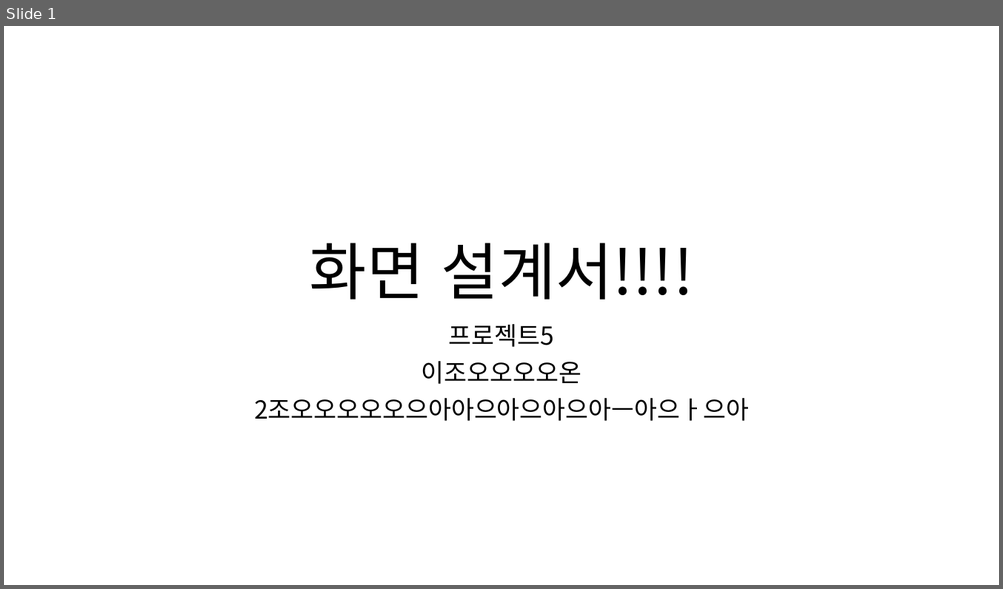
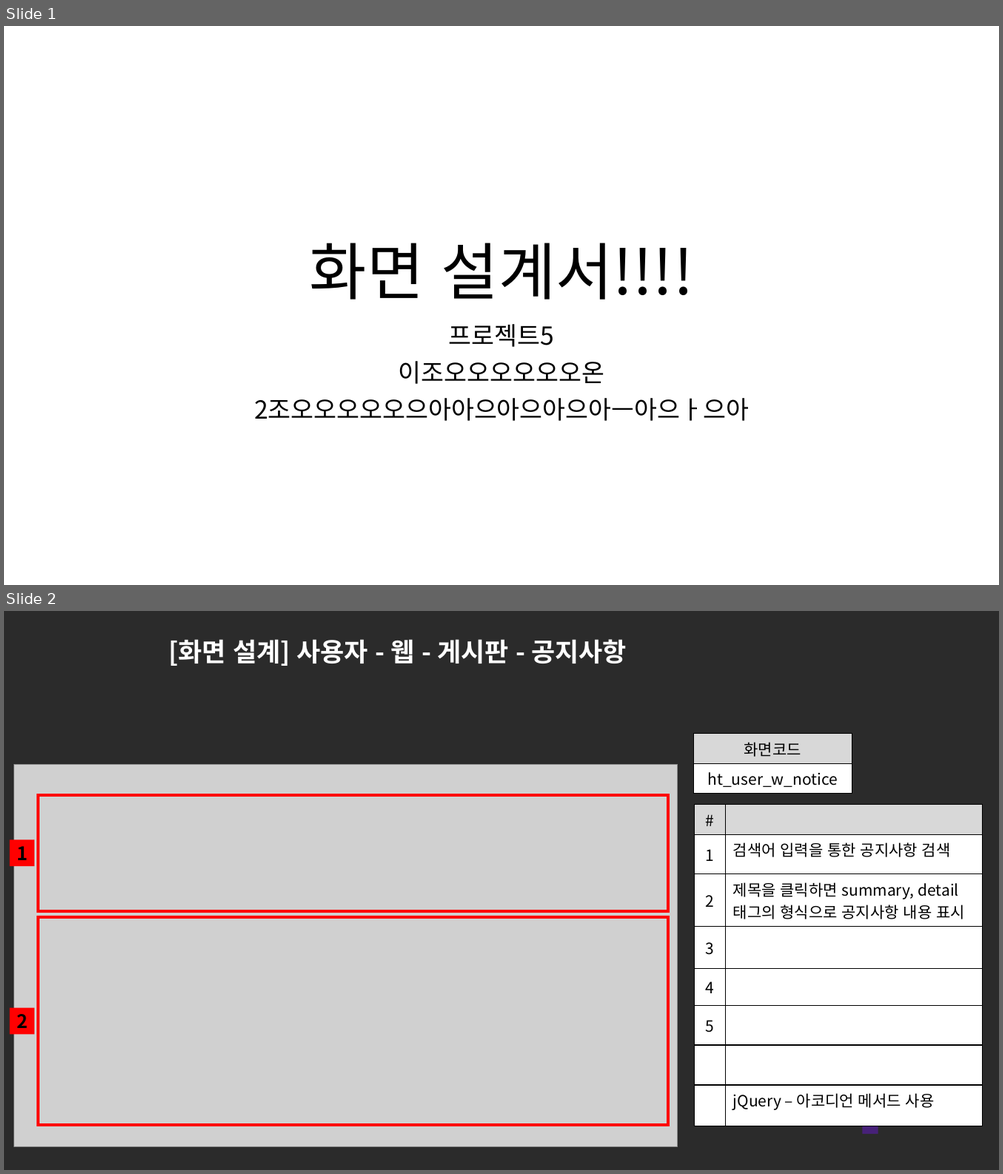
Before and after one commit to ezenteam2/e-Zone, a slide deck: 0 발표용 파워포인트/0417 3차발표/0417 project05 - 파워포인트 - 현태.pptx. Shown one above the other, each under a label of ours: slide 1 before the commit, slides 1 and 2 after it. The pictures are 1003x589 and 1003x1174 pixels, drawn with LibreOffice and Linux fonts; fonts in the diff are those of the drawing; grey boxes stand for pictures; background and template pictures are left out; a plain dark background stands for a picture behind light text. Boxes give left, top, right and bottom in pixels: in the first picture for what was removed or moved away, otherwise in the second. Text is boxed around its words. In the diff, an @@ line names an element or a change of style, - is before the commit and + after.

```diff
--- a/0 발표용 파워포인트/0417 3차발표/0417 project05 - 파워포인트 - 현태.pptx
+++ b/0 발표용 파워포인트/0417 3차발표/0417 project05 - 파워포인트 - 현태.pptx
@@ slide 2 added at box(4, 611, 999, 1170), background picture (left out) @@
@@ title added at box(168, 639, 626, 666), 25 pt, text #FFFFFF, bold @@
+[화면 설계] 사용자 - 웹 - 게시판 - 공지사항
@@ table added at box(694, 733, 852, 790), 2 rows, 1 columns @@
+화면코드
+ht_user_w_notice
@@ picture added at box(14, 765, 677, 1147) @@
@@ rectangle added at box(37, 795, 667, 911), outline #FF0000 3 pt @@
@@ table added at box(694, 805, 982, 1135), 8 rows, 2 columns @@
+# | 
+1 | 검색어 입력을 통한 공지사항 검색
+2 | 제목을 클릭하면 summary, detail 태그의 형식으로 공지사항 내용 표시
+3 | 
+4 | 
+5 | 
+ | 
+ | jQuery – 아코디언 메서드 사용
@@ rectangle added at box(10, 840, 34, 866), fill #FF0000, 18 pt, text #000000, bold @@
+1
@@ rectangle added at box(37, 917, 667, 1126), outline #FF0000 3 pt @@
@@ rectangle added at box(10, 1008, 34, 1034), fill #FF0000, 18 pt, text #000000, bold @@
+2
@@ rectangle added at box(862, 1091, 878, 1105), fill #48C0DC @@
@@ rectangle added at box(862, 1105, 878, 1120), fill #194B57 @@
@@ rectangle added at box(862, 1120, 878, 1135), fill #472179 @@
@@ slide 1 changed as well @@
@@ subtitle at box(398, 361, 604, 384): text changed @@
-이조오오오오온
+이조오오오오오오온
```
Also in this commit, not shown: 6 other slides added, 3 other files.
